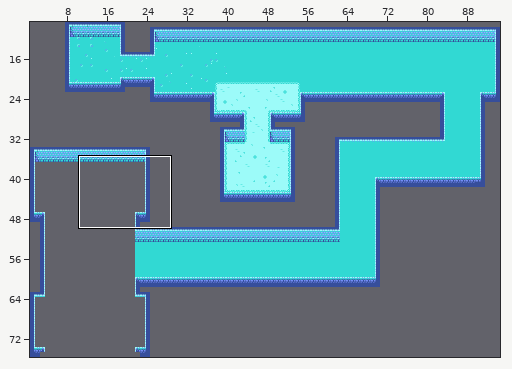
Two versions of a level (Tiled map, maps/cave.tmx). The first picture is a wide view before the edit; the outline marks the close-up.
Close-up. Earlier state:
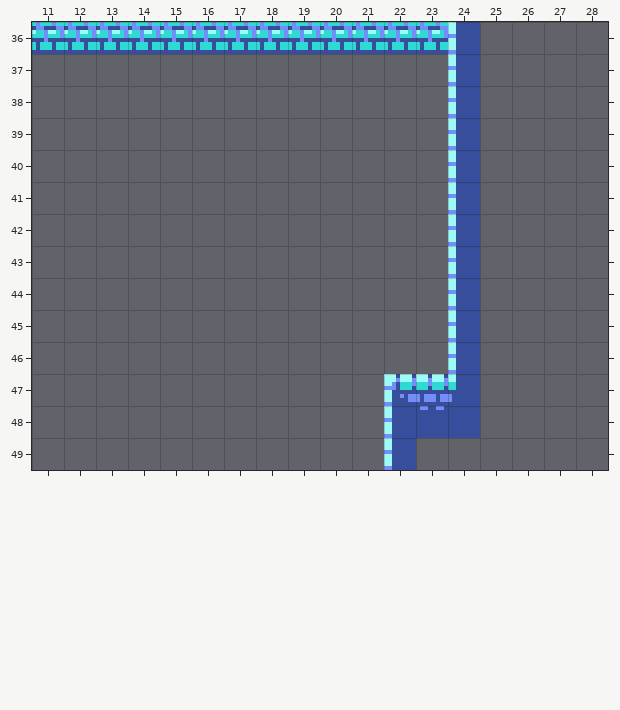
Cells are 8x8 px. Shown: x 11..28, y 36..49. The commit also changed other parts of the map, which this record leaves out.
After the commit:
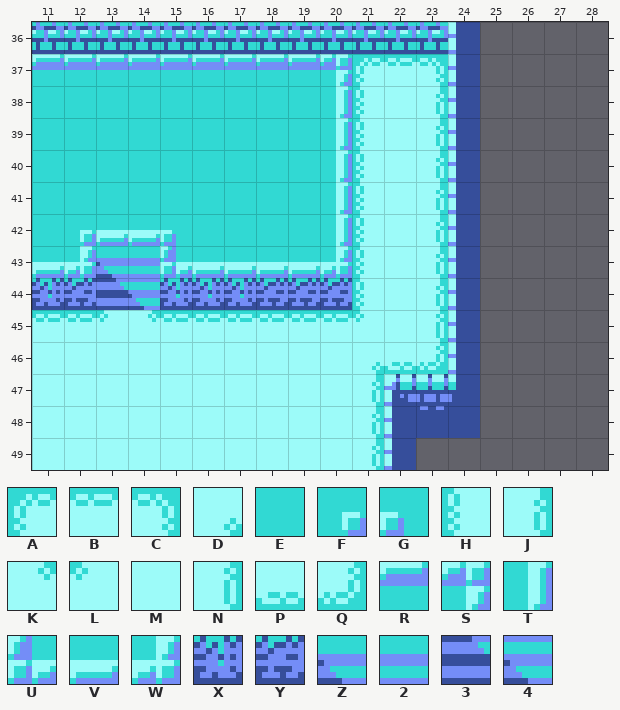
Key: from "caves": A 225, B 226, C 228, D 229, E 237, F 242, G 243, H 385, J 388, K 389, L 390, M 546, N 548, P 706, Q 708; from "caves-2": R 48, S 49, T 81, U 111, V 112, W 113, X 817, Y 818, Z 948, 2 949, 3 980, 4 981.
_ is an empty cell.
Tiles of an added or newly shown layer are drawn over the layers below it.
Edits made:
Layer "Ground":
y 37: x 21..23 ___ -> ABC
y 38..42: x 21..23 ___ -> HMJ
y 43: x 13..14 __ -> Z2; x 21..23 ___ -> HMJ
y 44: x 13..14 __ -> 34; x 21..23 ___ -> HMJ
y 45: x 11..23 _____________ -> BBLKBBBBBBLMN
y 46: x 11..23 _____________ -> MMMMMMMMMMDPQ
y 47..49: x 11..21 ___________ -> MMMMMMMMMMJ
Layer "Elevated_Ground" (added):
y 37: x 11..20 __________ -> RRRRRRRRRS
y 38..41: x 11..20 __________ -> EEEEEEEEET
y 42: x 11..20 __________ -> EFVVGEEEET
y 43: x 11..12 __ -> VW; x 15..20 ______ -> UVVVVW
y 44: x 11..12 __ -> XY; x 15..20 ______ -> XXXYYY
